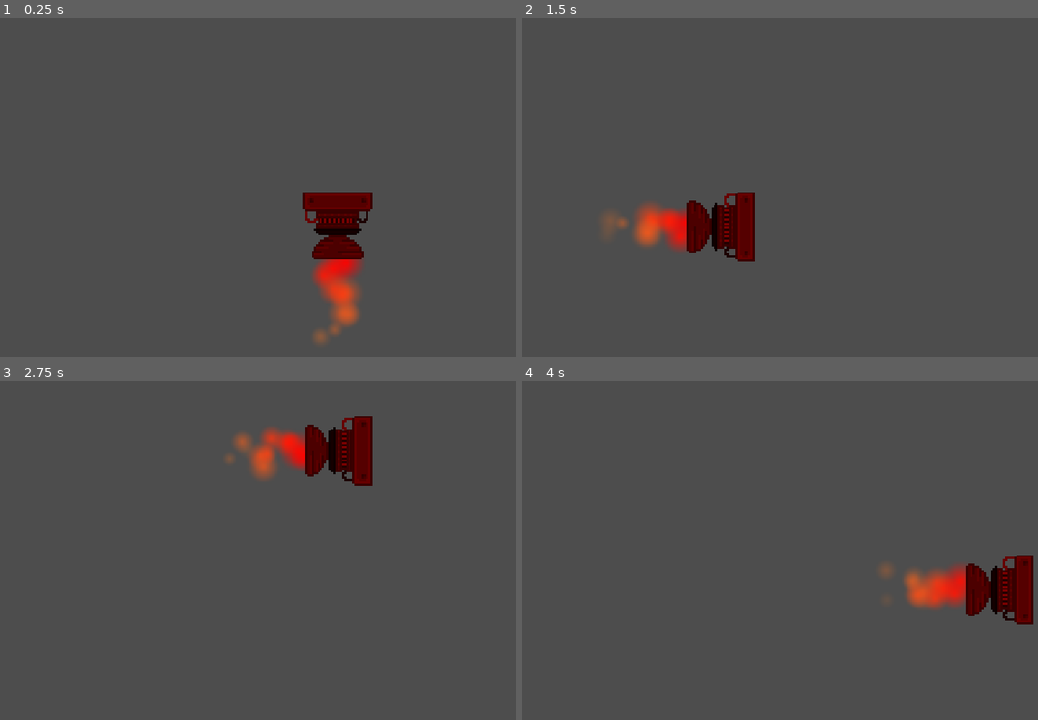
Above: before the commit, frames 1-4 (two rows, left to right).
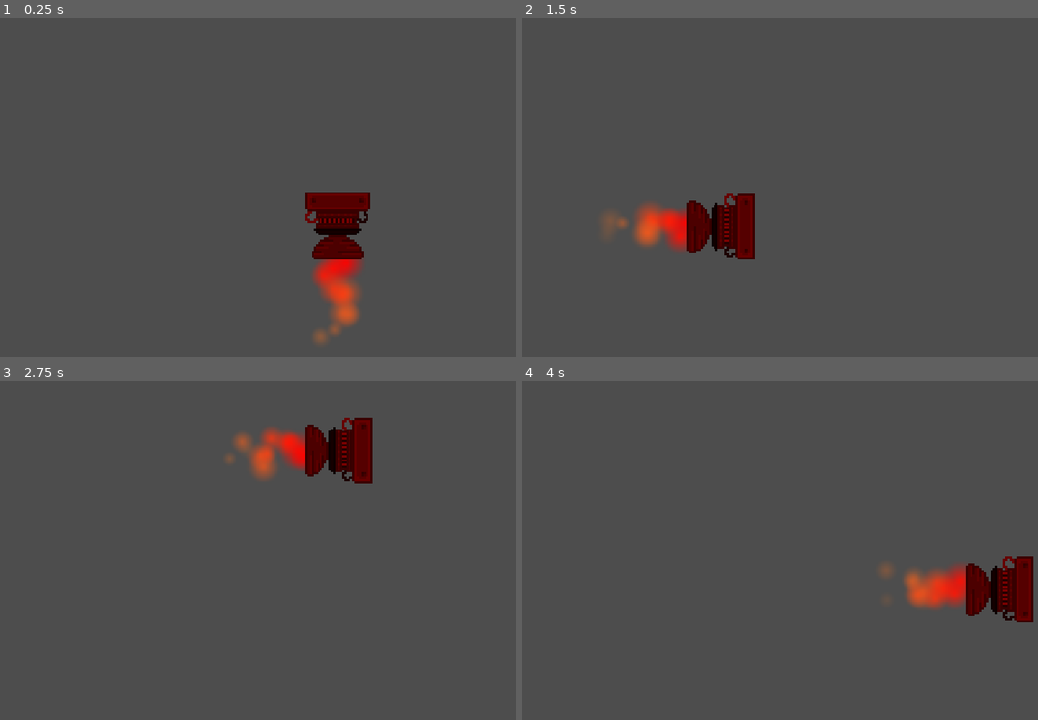
Above: after the commit, the same moments.

Repository: Luminescent-Cheese/ShipBattleBuilder
Game: Godot game, scene res://thruster.tscn
Same seed, same stepped clock (60 frames per second), same inputs: the game is played once before the commit and once after it. This scene is started directly instead of the project's main scene.
Inputs (mouse positions are in pixels of both pictures, inside the frame that each line leads up to):
- Up to frame 1 (0.25 s): no input
- Up to frame 2 (1.5 s): move the mouse to (857, 228) at 0.52 s; hold D (Thrust Right) 0.53-1.28 s; tap Space (Launch) at 0.6 s; click (857, 228) at 0.67 s; move the mouse to (697, 211) at 1.27 s; hold S (Thrust Backward) from 1.28 s (still down); tap R (rotate) at 1.35 s
- Up to frame 3 (2.75 s): move the mouse to (366, 479) at 2.02 s; release S (Thrust Backward) at 2.03 s; hold D (Thrust Right) from 2.03 s (still down); hold Ctrl (select) from 2.03 s (still down)
- Up to frame 4 (4 s): move the mouse to (795, 628) at 2.77 s; release D (Thrust Right) at 2.78 s; release Ctrl (select) at 2.78 s; hold S (Thrust Backward) 2.78-3.53 s; tap 1 (test) at 2.85 s; click (795, 628) at 2.92 s; move the mouse to (1012, 611) at 3.52 s; hold A (Thrust Left) from 3.53 s (still down); tap 2 (test2) at 3.6 s

The runs differ from the first frame. In frame 1, 0.1% of the frame differs, in the area x 58-73%, y 51-59%; in frame 2, 0.1%; in frame 3, 0.1%; in frame 4, 0.1%.
Error in both runs: Invalid access to property or key 'fuel' on a base object of type 'Window'. (res://thruster_forces.gd:23)

Commit message:
modified thruster art

Diff:
--- a/thruster.tscn
+++ b/thruster.tscn
@@ -2,7 +2,7 @@
 
 [ext_resource type="PackedScene" uid="uid://bnvbyi3c63nr1" path="res://ship_part.tscn" id="1_bda3k"]
 [ext_resource type="Script" uid="uid://wxbdw2v2whqx" path="res://thruster_forces.gd" id="2_as1lm"]
-[ext_resource type="Texture2D" uid="uid://dhdt0k0n1hkhv" path="res://thruster (2).png" id="3_bima3"]
+[ext_resource type="Texture2D" uid="uid://do7gag750t6h6" path="res://new thruster.png" id="3_bima3"]
 
 [sub_resource type="Gradient" id="Gradient_bima3"]
 offsets = PackedFloat32Array(0, 0.14457831)
Binary file added: new thruster.png
Not shown, changed: new thruster.png.import
Binary file removed: thruster (2).png
Not shown, removed: thruster (2).png.import
Binary file removed: thruster.png
Not shown: 2 places in thruster.tscn that only renumber resources
